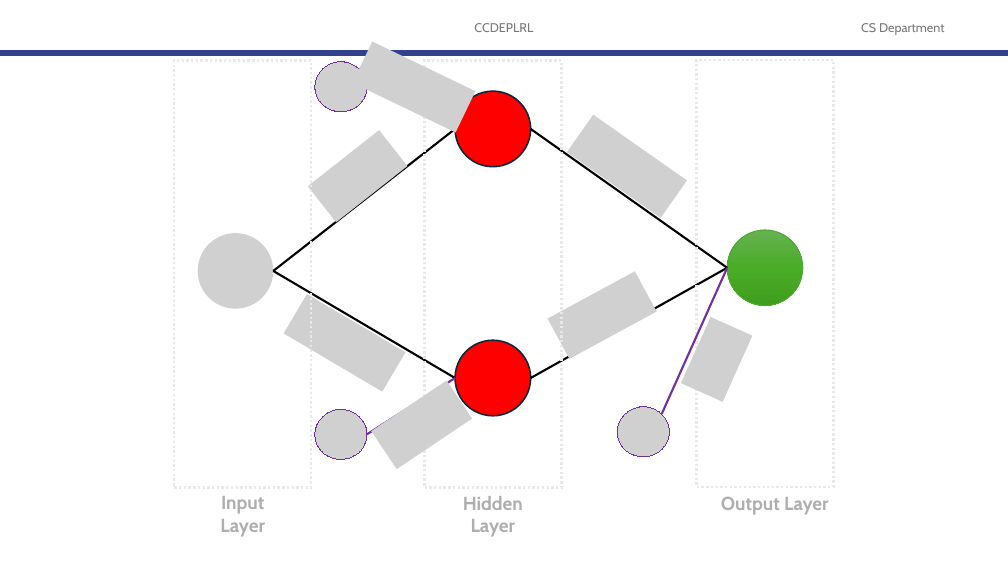
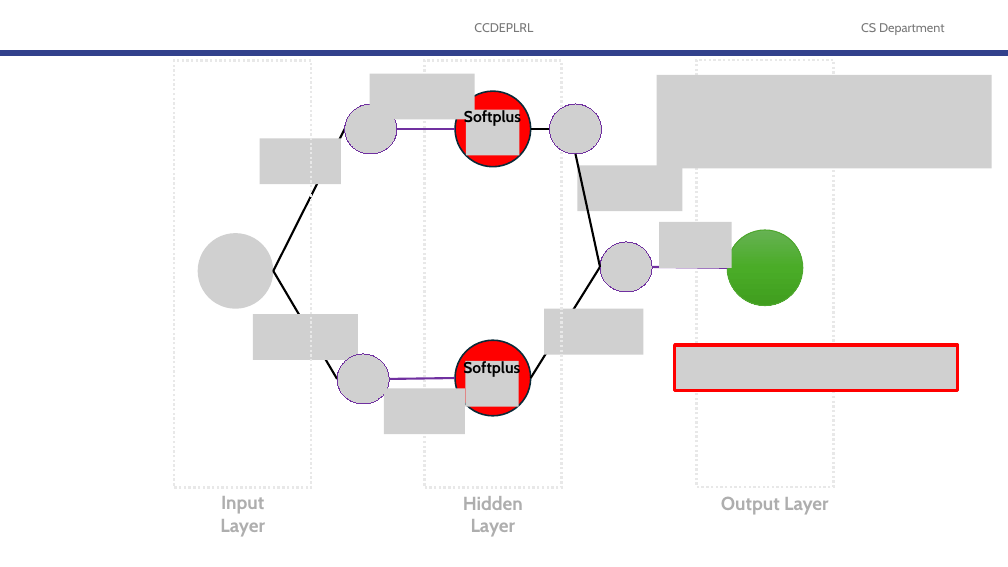
Before and after one commit to robitussin/CCDEPLRL, a slide deck: slide 22 of 2 - Training Neural Networks/Backpropagation/Backpropagation (new).pptx (slide 8 before the commit). Drawn at 1008x567 pixels with LibreOffice and Linux fonts; fonts in the diff are those of the drawing; grey boxes stand for pictures; background and template pictures are left out. Boxes give left, top, right and bottom in pixels: in the first picture for what was removed or moved away, otherwise in the second. Text is boxed around its words. In the diff, an @@ line names an element or a change of style, - is before the commit and + after.

```diff
--- a/2 - Training Neural Networks/Backpropagation/Backpropagation (new).pptx
+++ b/2 - Training Neural Networks/Backpropagation/Backpropagation (new).pptx
@@ picture removed at [315,62,367,112] @@
@@ picture at [370,73,475,119]: rotation 25 to 0 degrees @@
@@ picture added at [657,75,992,169] @@
@@ picture added at [345,104,397,154] @@
@@ text added at [464,108,521,126], 15 pt, text #000000, bold @@
+Softplus
@@ picture added at [466,110,520,156] @@
@@ picture added at [550,104,602,154] @@
@@ picture added at [260,138,341,185] @@
@@ line moved from (273, 271) - (455, 129) to (273, 271) - (345, 129) @@
@@ picture removed at [308,130,408,223] @@
@@ line moved from (367, 87) - (455, 129) to (397, 129) - (455, 129) @@
@@ line moved from (531, 129) - (727, 268) to (531, 129) - (550, 129) @@
@@ line added from (575, 154) to (600, 267), #000000 2 pt @@
@@ picture at [578,166,683,212]: rotation 35 to 0 degrees @@
@@ picture added at [659,222,732,268] @@
@@ line moved from (531, 378) - (727, 268) to (531, 378) - (600, 267) @@
@@ picture added at [600,242,653,292] @@
@@ line moved from (662, 414) - (727, 268) to (653, 267) - (727, 268) @@
@@ line moved from (273, 271) - (455, 378) to (273, 271) - (337, 379) @@
@@ picture at [253,315,358,361]: rotation 30 to 0 degrees @@
@@ picture at [544,309,644,355]: rotation 331 to 0 degrees @@
@@ picture removed at [681,317,753,402] @@
@@ picture added at [337,354,389,404] @@
@@ picture added at [675,345,957,391] @@
@@ picture at [384,389,465,435]: rotation 326 to 0 degrees @@
@@ line moved from (367, 434) - (455, 378) to (389, 379) - (455, 378) @@
@@ text added at [463,360,520,378], 15 pt, text #000000, bold @@
+Softplus
@@ picture added at [465,361,519,407] @@
@@ picture removed at [315,409,367,459] @@
@@ picture removed at [617,407,669,457] @@
```
Also in this commit, not shown: 13 other slides changed, 53 slides added, 8 slides removed, 1 other file.
